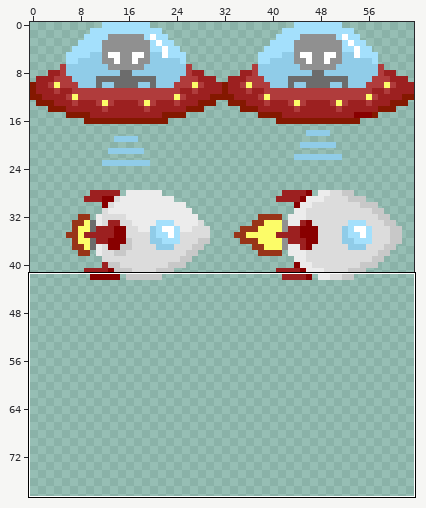
One commit to this sprite sheet: src/graphics/ships.png. The picture above shows the old version from afar; the outline marks the close-up.
Close-up. As it was:
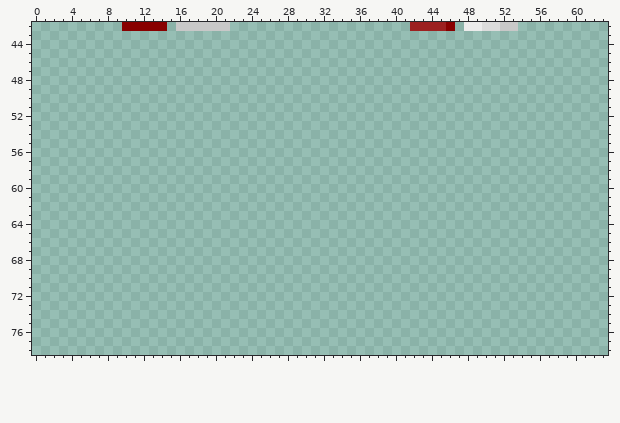
The file is 64x192 pixels. Shown: x 0..63, y 42..78. The wide view leaves out empty margins.
Once edited:
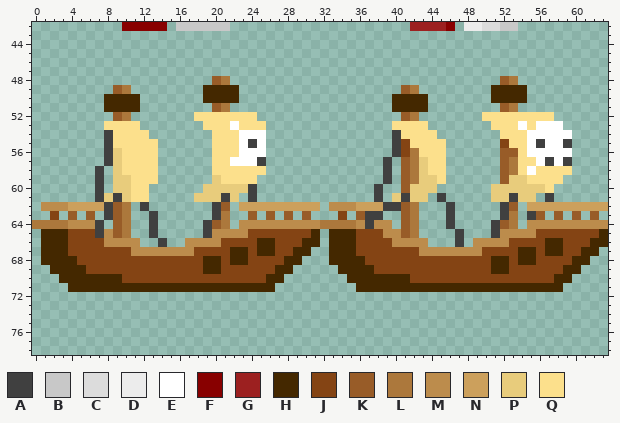
Palette (. is transparent): A #404040  B #c8c8c8  C #dcdcdc  D #ececec  E #ffffff  F #880000  G #9c2020  H #442800  J #844414  K #985c28  L #ac783c  M #bc8c4c  N #cca05c  P #e8cc7c  Q #fce08c
The commit says: Finished Ship 3 Pirate Ship
From old to new:
Changed rows in their new state; - is an unchanged pixel.
first column x 0:
48 --------------------KL------------------------------KL----------
49 ---------KL--------HHHH------------------KL--------HHHH---------
50 --------HHHH-------HHHH-----------------HHHH-------HHHH---------
51 --------HHHH--------KL------------------HHHH--------KL----------
52 ---------KL-------QQQQQQQ----------------KL-------QQQQQQQQ------
53 --------QQQQ-------QQQEQQQ--------------QQQQ-------QQQEQEEE-----
54 --------AQQQQ-------QQQEEE--------------AQQQQ-------QQQEEEEE----
55 --------AQQQQQ------QQQEAE--------------AJQQQQ------JQQEAEEA----
56 --------APQQQQ------QQQEEE--------------AJLQQQ------KKQEEEEE----
57 --------APQQQQ------QQEEEA-------------A-KLPQQ------KLQQEAEA----
58 -------A-PQQQQ------QQQQQQ-------------A-KLPQQ------KLQEQQQQ----
59 -------A-PPQQQ------PQQQQ--------------A-KLPPQ------KPPQQQQ-----
60 -------A-PPQQ------PPPPPA-------------A--KPPP------PPPPPPQ------
61 -------APAPQQ-----PPPAP-A-------------A-PAPP-A-----PPAPP-A------
62 -MMMNNNNAKL-A-------AK-NNNNNNNNN-MMMNNNAAKL---A-----AK-NNNNNNNNN
63 --J-K-K-AKL--A------AL--K-K-K-K---J-KAA--KL---A-----AL-AK-K-K-K-
64 LLLLMMMA-KL--A-----AKL-MMMMMMMMMLLLLMAMM-KL---A----AKL-MMMMMMMMM
65 -HHHJJJAMKL--A-----AMMMMJJJJJJJH-HHHJJJMMKL----A---AMMMMJJJJJJJH
66 -HHHJJJJMMMM--A--MMMMJJJJHHJJJHH-HHHJJJJMMMM---A-MMMMJJJJHHJJJHH
67 -HHHJJJJJJJMMMMMMMJJJJHHJHHJJHH--HHHJJJJJJJMMMMMMMJJJJHHJHHJJHH-
68 -HHHHJJJJJJJJJJJJJJHHJHHJJJJHH---HHHHJJJJJJJJJJJJJJHHJHHJJJJHH--
69 --HHHHJJJJJJJJJJJJJHHJJJJJJHH-----HHHHJJJJJJJJJJJJJHHJJJJJJHH---
70 ---HHHHHHHJJJJJJJJJJJJJJJJHH-------HHHHHHHJJJJJJJJJJJJJJJJHH----
71 ----HHHHHHHHHHHHHHHHHHHHHHH---------HHHHHHHHHHHHHHHHHHHHHHH-----
Changed places in both close-ups, as pixel boxes (x1, y1, x2, y2):
added: (32, 76, 608, 292)
